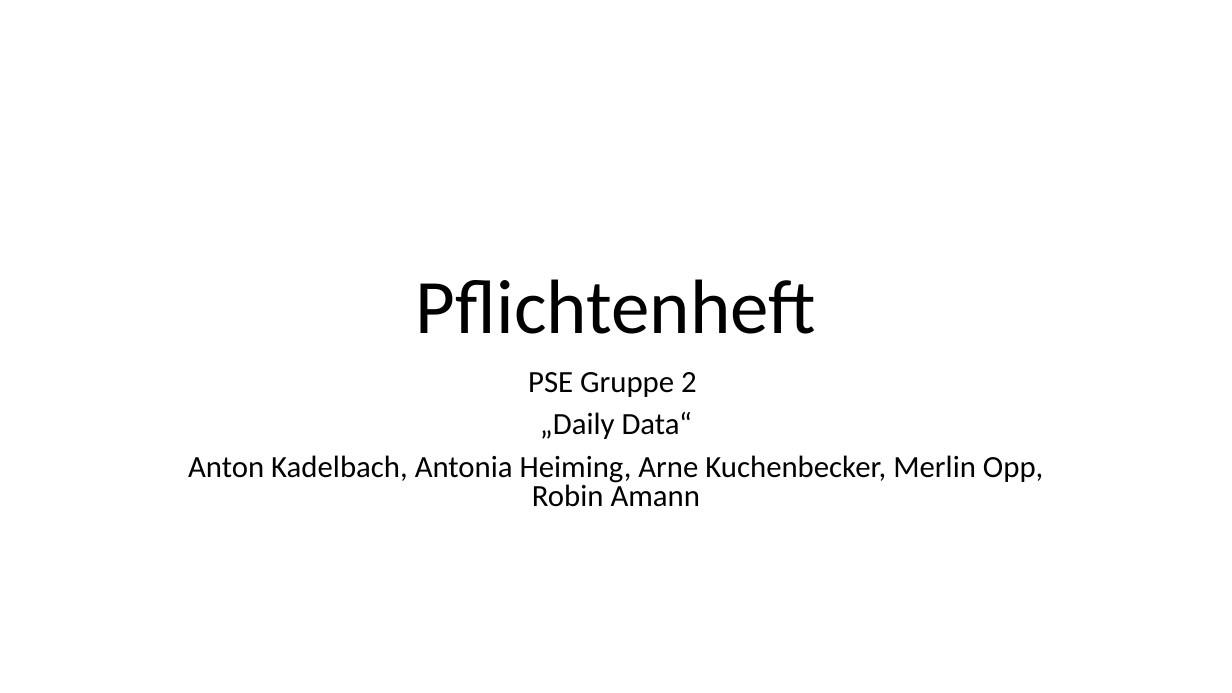
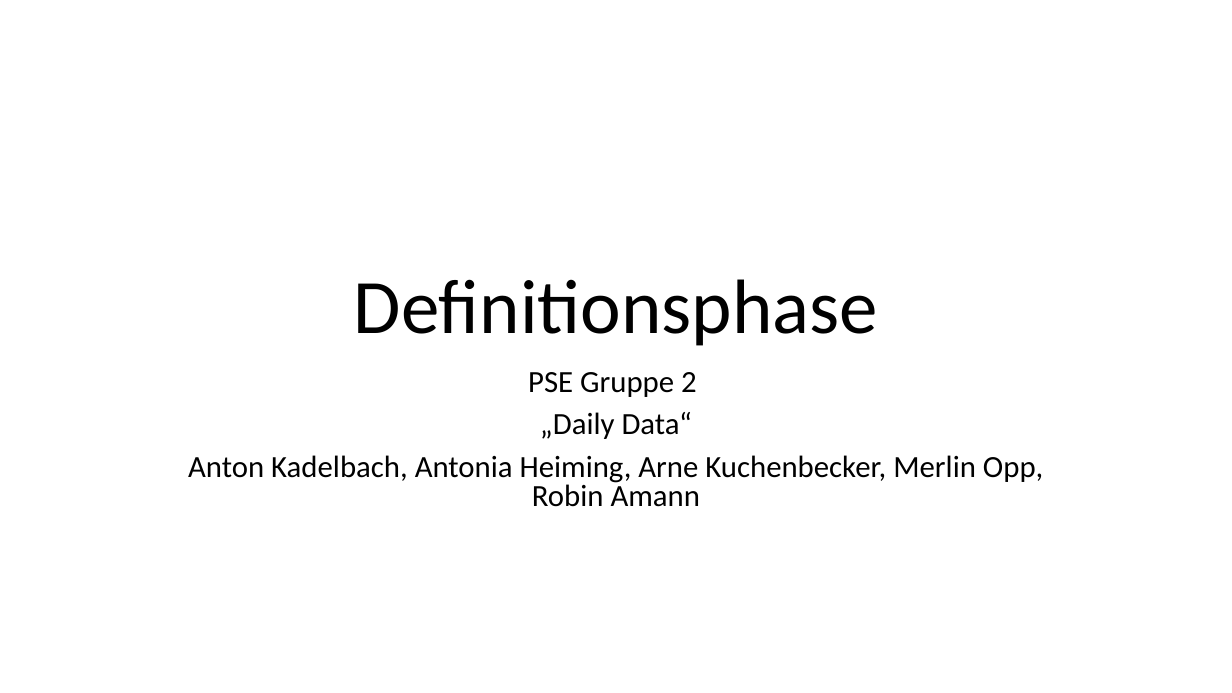
Before and after one commit to kittyahy/PSEAppGruppe2, a slide deck: slide 1 of Praesentationen/01-Definitionsphase/Präsentation.pptx. Drawn at 1232x693 pixels with LibreOffice and Linux fonts; fonts in the diff are those of the drawing. Boxes give left, top, right and bottom in pixels: in the first picture for what was removed or moved away, otherwise in the second. Text is boxed around its words. In the diff, an @@ line names an element or a change of style, - is before the commit and + after.

```diff
--- a/Praesentationen/01-Definitionsphase/Präsentation.pptx
+++ b/Praesentationen/01-Definitionsphase/Präsentation.pptx
@@ title at box(354, 279, 878, 346): text changed @@
-Pflichtenheft
+Definitionsphase
```
Also in this commit, not shown: 2 other slides changed.
